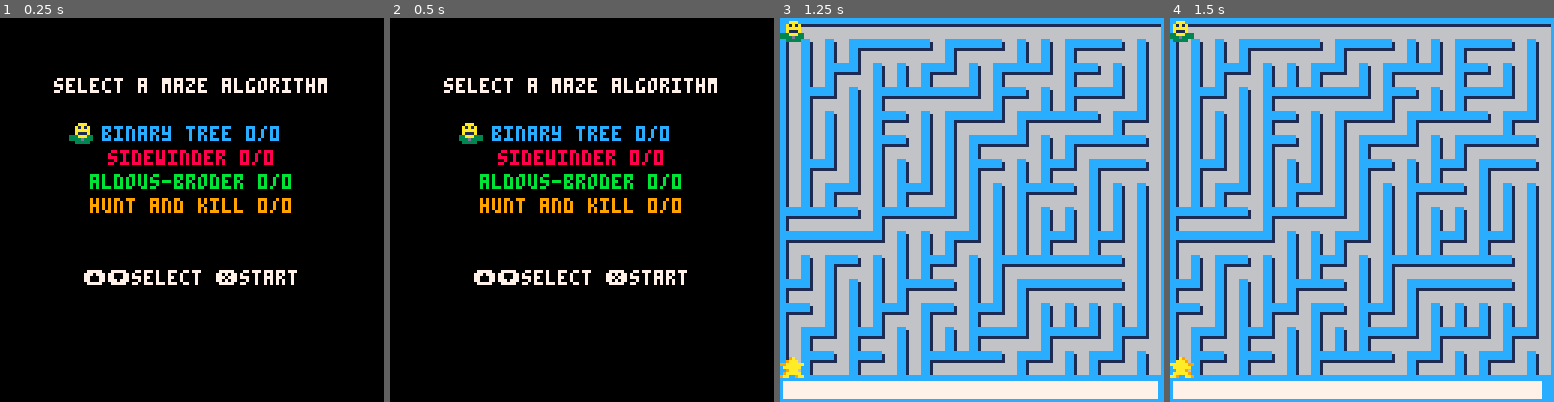
Above: before the commit, frames 1-4 (left to right).
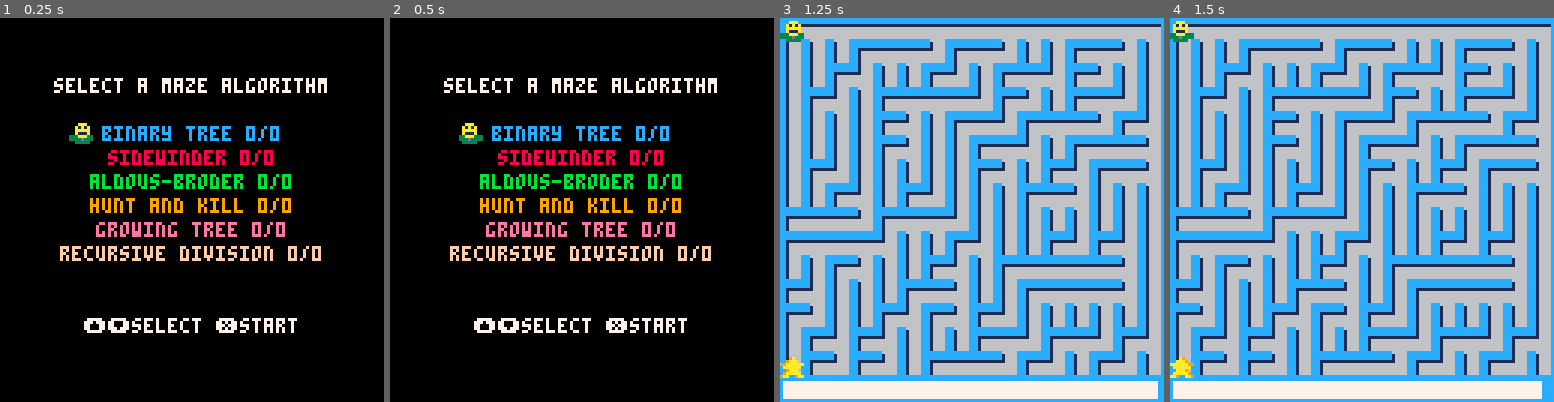
Above: after the commit, the same moments.

Repository: djiaak/pico8-maze
Game: PICO-8 cartridge maze.p8
Two runs of this game, one before a commit and one after it. Both use one fixed random seed, a clock stepped at 60 frames per second and the inputs below.
Inputs:
- Up to frame 1 (0.25 s): no input
- Up to frame 2 (0.5 s): tap O (Z key) at 0.33 s
- Up to frame 3 (1.25 s): tap O (Z key) at 0.7 s; tap X (X key) at 1.07 s
- Up to frame 4 (1.5 s): tap O (Z key) at 1.43 s

The runs differ from the first frame. In frame 1, 4.1% of the frame differs, in the area x 15-84%, y 53-83%; in frame 2, 4.1%; in frame 3, nothing differs; in frame 4, nothing differs.

Commit message:
Add recursive division, growing tree

Diff:
--- a/maze.p8
+++ b/maze.p8
@@ -12,7 +12,17 @@
 		print(tbl[i])
 	end
 end
--->8
+
+function grid_to_map(g)
+	local iter = g:each_cell()
+	while true do
+		local cell = iter()
+		if cell == nil then break end
+		local links = cell:links_bits()
+		mset(cell:get_col()-1, cell:get_row()-1, links)
+	end
+end
+
 cell = {}
 cell.__index = cell
 function cell:create(row, col)
@@ -255,6 +265,42 @@
 	end
 	return lines
 end
+
+function filter_has_links(cells, has_links)
+	local filtered_cells={}
+	for _,cell in pairs(cells) do
+		if not has_links and count(cell:get_link_keys())==0 then add(filtered_cells, cell) end
+		if has_links and count(cell:get_link_keys())>0 then add(filtered_cells, cell) end
+	end
+	return filtered_cells
+end
+
+distances = {}
+distances.__index = distances
+function distances:create(root)
+	local o = {}
+	setmetatable(o, distances)
+	o.root = root
+	o.cells = {}
+	o.cells[root] = 0
+	return o
+end
+
+function distances:get(cell)
+	return self.cells[cell]
+end
+
+function distances:set(cell, distance)
+	self.cells[cell] = distance
+end
+
+function distances:get_cells()
+	local keys={}
+	for k,_ in pairs(self.cells) do
+		add(keys, k)
+	end
+	return keys
+end
 -->8
 binary_tree = {}
 binary_tree.__index = binary_tree
@@ -373,20 +419,11 @@
 	return o
 end
 
-function hunt_and_kill:filter(cells, has_links)
-	local filtered_cells={}
-	for _,cell in pairs(cells) do
-		if not has_links and count(cell:get_link_keys())==0 then add(filtered_cells, cell) end
-		if has_links and count(cell:get_link_keys())>0 then add(filtered_cells, cell) end
-	end
-	return filtered_cells
-end
-
 function hunt_and_kill:on(grid)
 	local current=grid:random_cell()
 	while current!=nil do
 		local unvisited_neighbors=
-			self:filter(current:neighbors(),false)
+			filter_has_links(current:neighbors(),false)
 
 		if count(unvisited_neighbors)>0 then
 			local neighbor=sample(unvisited_neighbors)
@@ -399,7 +436,7 @@
 				local cell=cell_iter()
 				if cell==nil then break end
 				local visited_neighbors=
-					self:filter(cell:neighbors(),true)
+					filter_has_links(cell:neighbors(),true)
 				if count(cell:get_link_keys())==0 and count(visited_neighbors)>0 then
 					current=cell
 					neighbor=sample(visited_neighbors)
@@ -411,42 +448,114 @@
 	end
 end
 -->8
-distances = {}
-distances.__index = distances
-function distances:create(root)
+growing_tree = {}
+growing_tree.__index=growing_tree
+function growing_tree:create()
 	local o = {}
-	setmetatable(o, distances)
-	o.root = root
-	o.cells = {}
-	o.cells[root] = 0
+	setmetatable(o, growing_tree)
+
+	o.factor=rnd(1)
 	return o
 end
 
-function distances:get(cell)
-	return self.cells[cell]
-end
-
-function distances:set(cell, distance)
-	self.cells[cell] = distance
-end
-
-function distances:get_cells()
-	local keys={}
-	for k,_ in pairs(self.cells) do
-		add(keys, k)
-	end
-	return keys
-end
+function growing_tree_selector(list, gt)
+	--each maze has a factor, which influences which algorithm
+	--is chosen more frequently
+	if rnd(1)>gt:get_factor() then
+		--more corners, dead ends (simplified prims)
+		return sample(list)
+	end
+	--longer corridors (recursive backtracker)
+	return list[count(list)]
+end
+
+function growing_tree:on_internal(grid,start_at,func)
+	if start_at==nil then start_at=grid:random_cell() end
+
+	local active={}
+	add(active,start_at)
+
+	while count(active)>0 do
+		local cell=func(active,self)
+		local available_neighbors=filter_has_links(
+			cell:neighbors(),false)
+		if count(available_neighbors)>0 then
+			local neighbor=sample(available_neighbors)
+			cell:link(neighbor,true)
+			add(active,neighbor)
+		else
+			del(active,cell)
+		end
+	end
+end
+
+function growing_tree:on(grid)
+	self:on_internal(grid,nil,growing_tree_selector)
+end
+
+function growing_tree:get_factor()
+	return self.factor
+end
+
 -->8
-function grid_to_map(g)
-	local iter = g:each_cell()
+recursive_division = {}
+recursive_division.__index=recursive_division
+function recursive_division:create()
+	local o = {}
+	setmetatable(o, recursive_division)
+	return o
+end
+
+function recursive_division:on(grid)
+	self.grid=grid
+	local cell_iter = grid:each_cell()
 	while true do
-		local cell = iter()
-		if cell == nil then break end
-		local links = cell:links_bits()
-		mset(cell:get_col()-1, cell:get_row()-1, links)
-	end
-end
+		local cell=cell_iter()
+		if cell==nil then break end
+
+		for _,n in pairs(cell:neighbors()) do
+			cell:link(n,false)
+		end
+	end
+	self:divide(0,0,grid:get_rows(),grid:get_cols())
+end
+
+function recursive_division:divide(row,col,height,width)
+	if height<=1 or width<=1 then return end
+	if height>width then
+		self:divide_horizontally(row,col,height,width)
+	else
+		self:divide_vertically(row,col,height,width)
+	end
+end
+
+function recursive_division:divide_horizontally(row,col,height,width)
+	local divide_south_of=flr(rnd(height-1))
+	local passage_at=flr(rnd(width))
+	for x=0,width-1,1 do
+		if passage_at!=x then
+			local cell=self.grid:lookup(row+divide_south_of+1,col+x+1)
+			cell:unlink(cell:get_s(),true)
+		end
+	end
+	self:divide(row,col,divide_south_of+1,width)
+	self:divide(row+divide_south_of+1,col,height-divide_south_of-1,width)
+end
+
+function recursive_division:divide_vertically(row,col,height,width)
+	local divide_east_of=flr(rnd(width-1))
+	local passage_at=flr(rnd(height))
+	for y=0,height-1,1 do
+		if passage_at!=y then
+			local cell=self.grid:lookup(row+y+1,col+divide_east_of+1)
+			cell:unlink(cell:get_e(),true)
+		end
+	end
+	self:divide(row,col,height,divide_east_of+1)
+	self:divide(row,col+divide_east_of+1,height,width-divide_east_of-1)
+end
+-->8
+
 
 
 local game_state_menu=0
@@ -464,7 +573,9 @@
 	{ type=binary_tree, name="binary tree", color=12 },
 	{ type=sidewinder, name="sidewinder", color=8 },
 	{ type=aldous_broder, name="aldous-broder", color=11 },
-	{ type=hunt_and_kill, name="hunt and kill", color=9 }
+	{ type=hunt_and_kill, name="hunt and kill", color=9 },
+	{ type=growing_tree, name="growing tree", color=14 },
+	{ type=recursive_division, name="recursive division", color=15 }
 }
 
 --menu stuff
